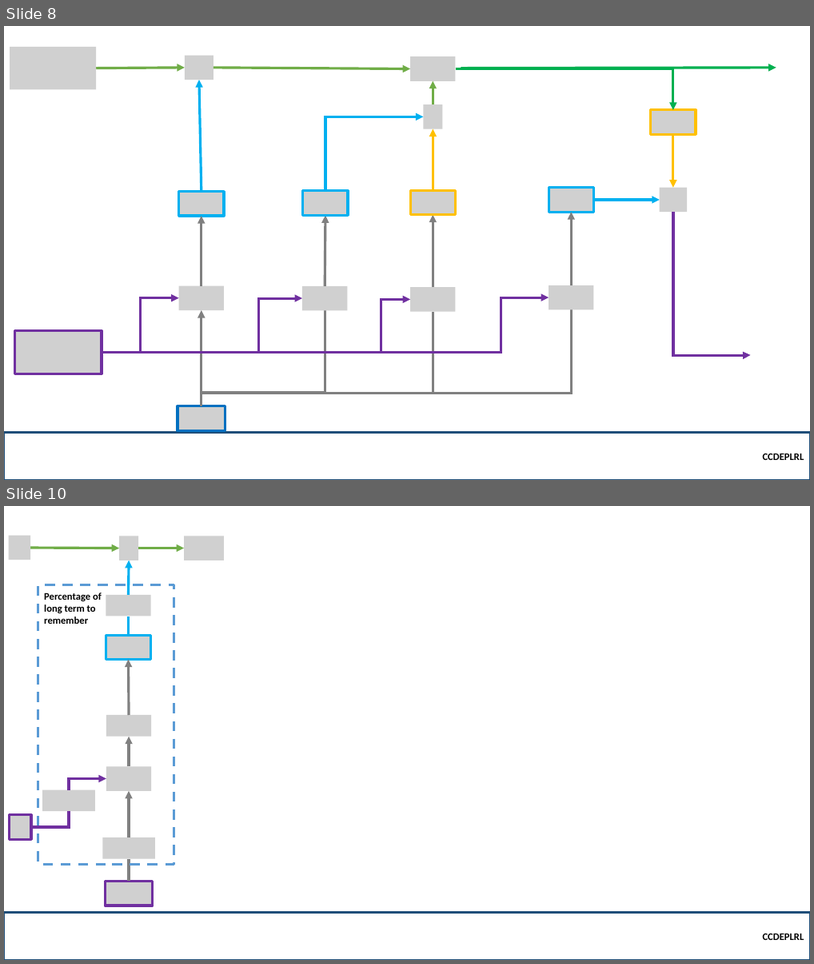
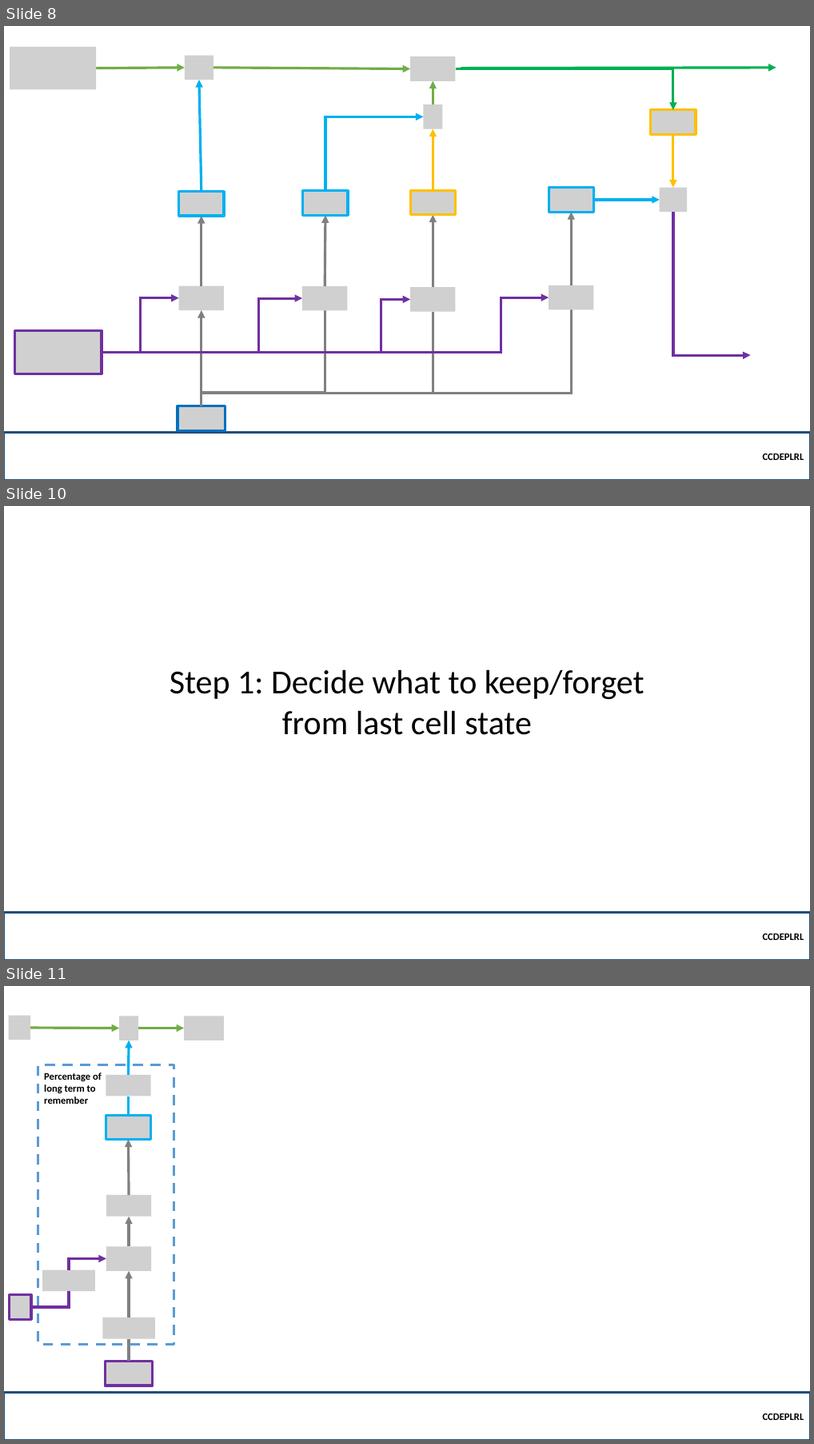
Before and after one commit to robitussin/CCDEPLRL, a slide deck: Week 8 and 9 - Deep Sequence Modeling/Long Short Term Memory.pptx. Shown one above the other, each under a label of ours: slides 8 and 10 before the commit, slides 8, 10 and 11 after it; the slides between them are not shown. The pictures are 814x964 and 814x1444 pixels, drawn with LibreOffice and Linux fonts; fonts in the diff are those of the drawing; grey boxes stand for pictures; background and template pictures are left out. Boxes give left, top, right and bottom in pixels: in the first picture for what was removed or moved away, otherwise in the second. Text is boxed around its words. In the diff, an @@ line names an element or a change of style, - is before the commit and + after.

```diff
--- a/Week 8 and 9 - Deep Sequence Modeling/Long Short Term Memory.pptx
+++ b/Week 8 and 9 - Deep Sequence Modeling/Long Short Term Memory.pptx
@@ slide 10 added at (4, 506, 810, 960), background picture (left out) @@
@@ text added at (170, 670, 645, 735), 40 pt, text #000000 @@
+Step 1: Decide what to keep/forget from last cell state
@@ rectangle added at (4, 912, 810, 960), outline #1F4E79 2.25 pt, 12 pt, text #000000, bold @@
+CCDEPLRL
@@ what was slide 10 is now slide 11 @@
```
Also in this commit, not shown: 3 slides changed, 2 other slides added, 2 other files.
